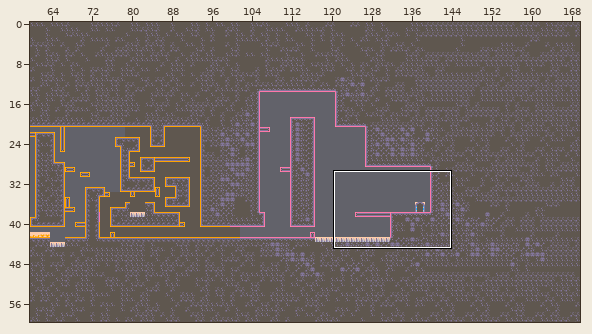
One commit to this Tiled map: res/maps/simple_map.tmx. The picture above shows the old version from afar; the outline marks the close-up.
Close-up. The starting point:
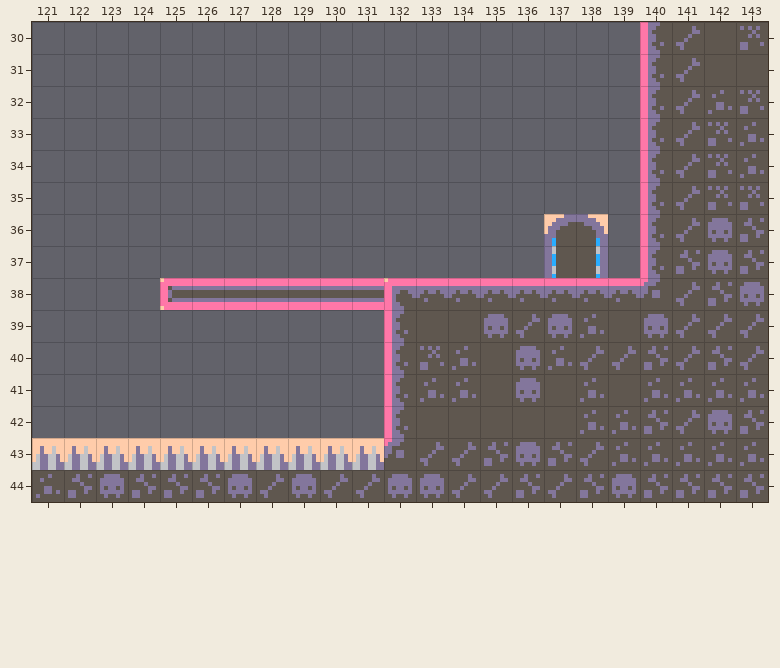
Cells are 8x8 px. Shown: x 121..143, y 30..44. The commit also changed other parts of the map, which this record leaves out.
Now the later version:
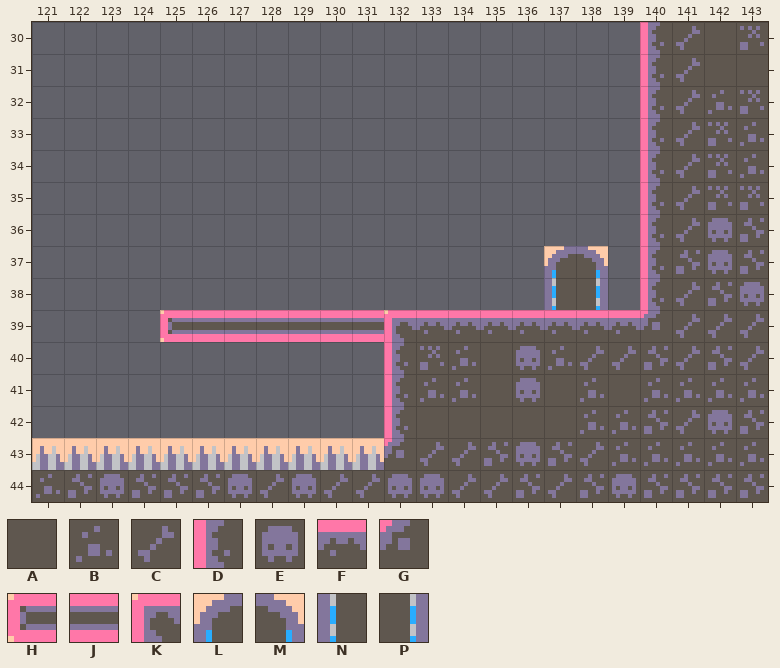
Key: from "tilemap_packed": A 2, B 17, C 24, D 27, E 39, F 41, G 42, H 55, J 56, K 70, L 103, M 104, N 118, P 119.
_ is an empty cell, . an unchanged one.
Diff:
--- layer "Collisions"
@@ x 125..140 @@
-38 HJJJJJJKFFFFFFFG
-39 _______DAAECEBAE
+38 _______________D
+39 HJJJJJJKFFFFFFFG
--- layer "Goal"
@@ x 137..138 @@
-36 LM
-37 NP
-38 __
+36 __
+37 LM
+38 NP
Where, in picture pixels (left, top, right, bottom), the same in both close-ups:
changed: (160, 214, 668, 342)
